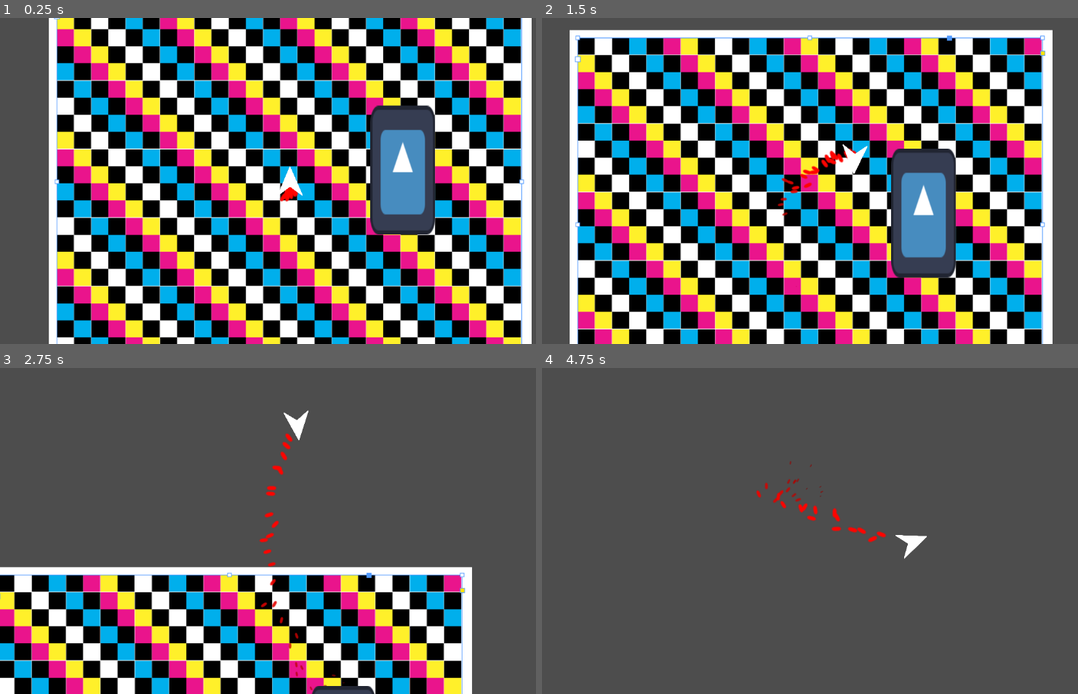
Above: before the commit, frames 1-4 (two rows, left to right).
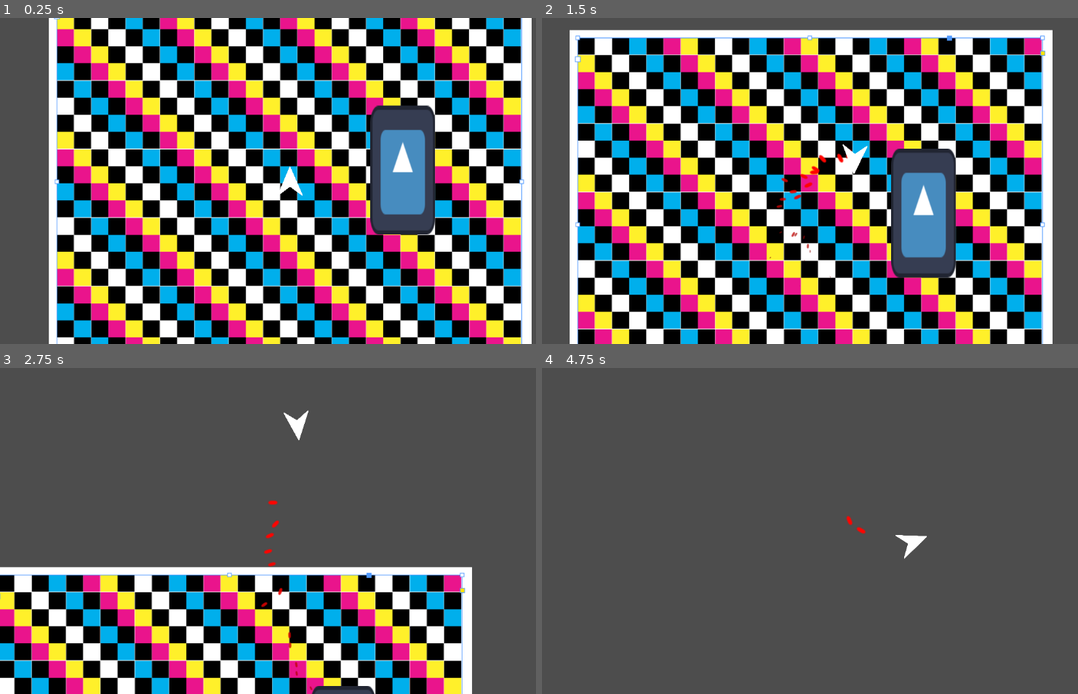
Above: after the commit, the same moments.

Repository: ParadoxArcher/Angle_Advantage
Game: Godot game, scene res://Scenes/GameScene.tscn
The game is run twice, just before and just after one commit, with the same random seed, the same clock (stepped at 60 frames per second) and the same inputs. The engine's default icon, where the game draws it, is replaced by a stand-in: a white triangle on a blue panel in a dark square.
Inputs:
- Up to frame 1 (0.25 s): no input
- Up to frame 2 (1.5 s): hold D (RotateRight) 0.53-1.28 s; hold W (Boost) 0.53-1.28 s; hold S (Back) from 1.28 s (still down); tap W (Boost) at 1.35 s
- Up to frame 3 (2.75 s): release S (Back) at 2.03 s; hold D (RotateRight) from 2.03 s (still down); hold W (Boost) from 2.03 s (still down); tap Space (Dodge) at 2.1 s
- Up to frame 4 (4.75 s): release W (Boost) at 2.78 s; tap W (Boost) at 2.85, 4.55 s; release D (RotateRight) at 3.53 s; hold W (Boost) 3.53-4.28 s; hold A (RotateLeft) from 3.53 s (still down); tap Space (Dodge) at 4.35 s

The runs differ from the first frame. In frame 1, 0.1% of the frame differs, in the area x 52-56%, y 51-57%; in frame 2, 0.3%; in frame 3, 0.3%; in frame 4, 0.4%, in the area x 39-65%, y 28-54%.

Commit message:
vault backup: 2025-01-18 07:04:43

Diff:
--- a/zProject Files/Godot/Scenes/Player.tscn
+++ b/zProject Files/Godot/Scenes/Player.tscn
@@ -49,12 +49,13 @@
 
 [node name="VFX" type="Node" parent="."]
 
-[node name="InitBoostPart" type="CPUParticles2D" parent="VFX"]
+[node name="InitBoostVFX" type="CPUParticles2D" parent="VFX"]
 z_index = -5
 position = Vector2(0, 20)
 rotation = -1.5708
+emitting = false
 amount = 30
-explosiveness = 0.3
+one_shot = true
 texture = ExtResource("6_q13sk")
 emission_shape = 1
 emission_sphere_radius = 10.0
--- a/zProject Files/Godot/Scripts/PlayerScript.gd
+++ b/zProject Files/Godot/Scripts/PlayerScript.gd
@@ -37,6 +37,13 @@
 var Crashed = false
 #endregion
 
+#region
+## VFX
+@onready var init_boost_vfx = $VFX/InitBoostVFX
+@export var init_boostParticles = 30
+
+#endregion
+
 func _physics_process(_delta):
 	#region Basic Movement
 	#region Input
@@ -66,6 +73,9 @@
 			BoostDecay[0] -= clampf(BoostDecay[1], 0, BoostDecay[0])
 
 		BoostDir = Vector2(cos(rotation), sin(rotation)) * BoostDirAmp
+
+
+	#init_boost_vfx.amount = (1 - BoostDecay[0]) * init_boostParticles # VFX
 	#endregion
 
 	#region Rotation --- Defines rotation acceleration and it's momentum
@@ -115,11 +125,6 @@
 @export var DisplaysActive = [false, false]
 @onready var Displays = {"velocity": $Sprites/VelDisplay, "boost_dir": $Sprites/BoostDirDisplay, "rota_speed": $Sprites/RotaSpeedDisplay}
 
-## VFX
-@onready var init_boost_part = $VFX/InitBoostPart
-
-#endregion
-
 func _process(_delta):
 	#region Markers
 	if DisplaysActive[0]:
@@ -149,8 +154,13 @@
 	#endregion
 
 	#region VFX
-	init_boost_part.position = position + Vector2(cos(rotation), sin(rotation)) * -20
-	init_boost_part.rotation = rotation
+	if Input.is_action_just_pressed("Boost"):
+		init_boost_vfx.emitting = true
+	elif Input.is_action_just_released("Boost"):
+		init_boost_vfx.emitting = false
+
+	init_boost_vfx.position = position + Vector2(cos(rotation), sin(rotation)) * -20
+	init_boost_vfx.rotation = rotation
 
 func crash(CrashTimeScaler):
 	if not CrashImmunity[0]:
Not shown, changed: .obsidian/workspace.json
